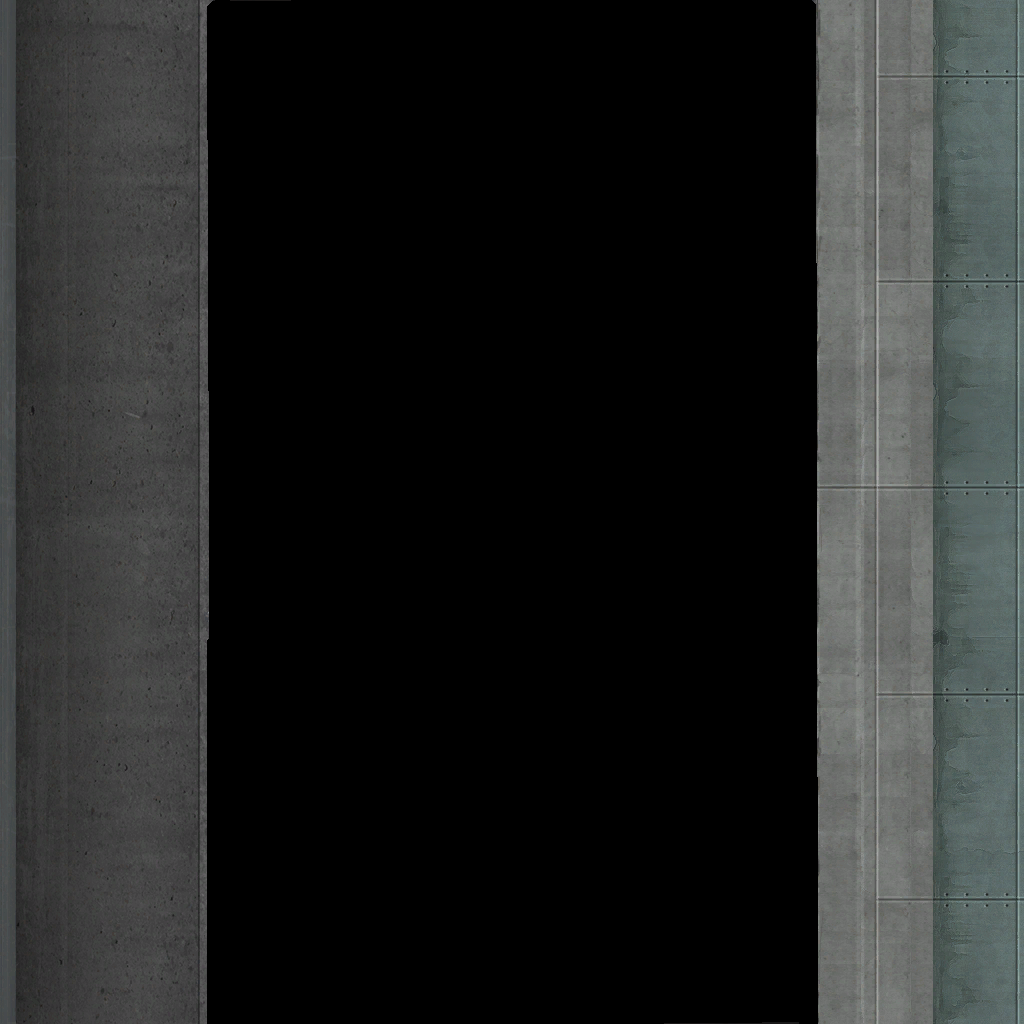
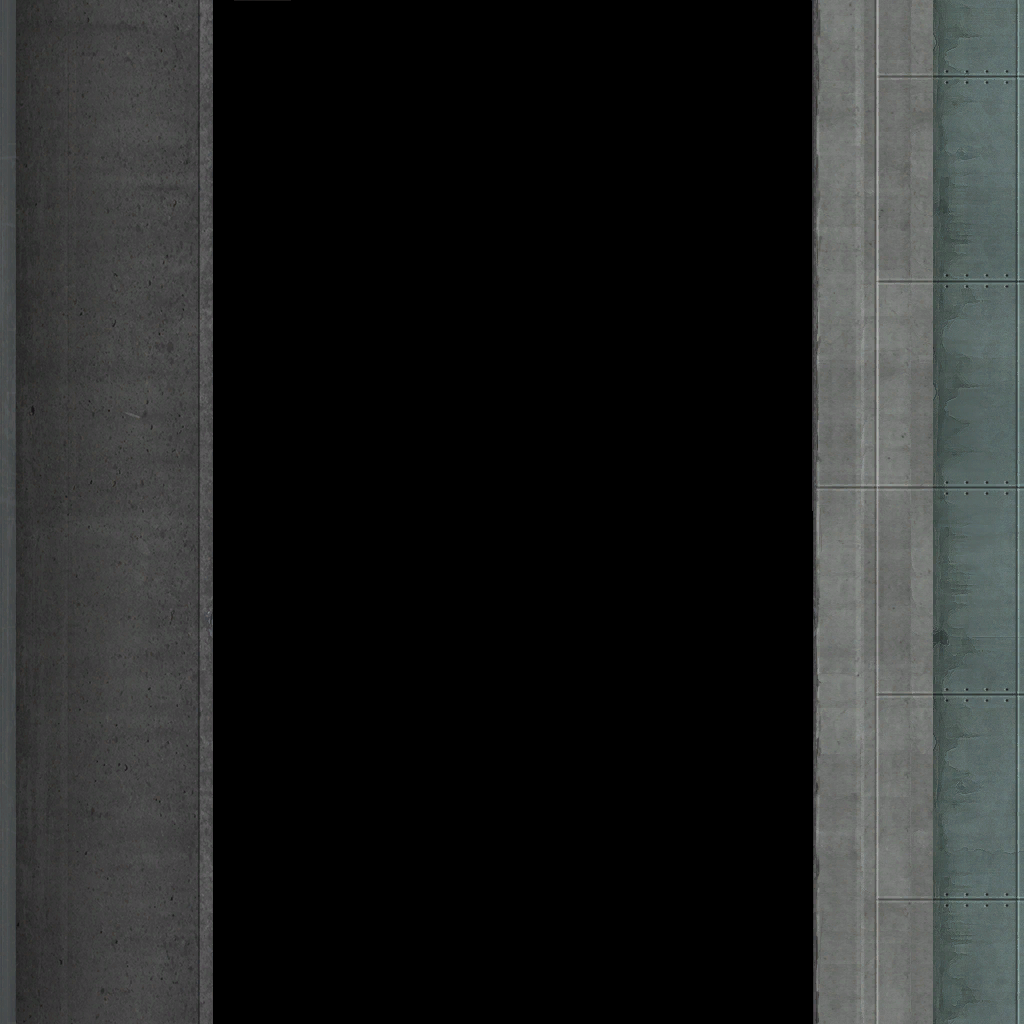
Comparing the layer stacks of the two 1024 × 1024 images. Changes:
painted on "Calque" over left=207, top=0, right=818, bottom=1024
